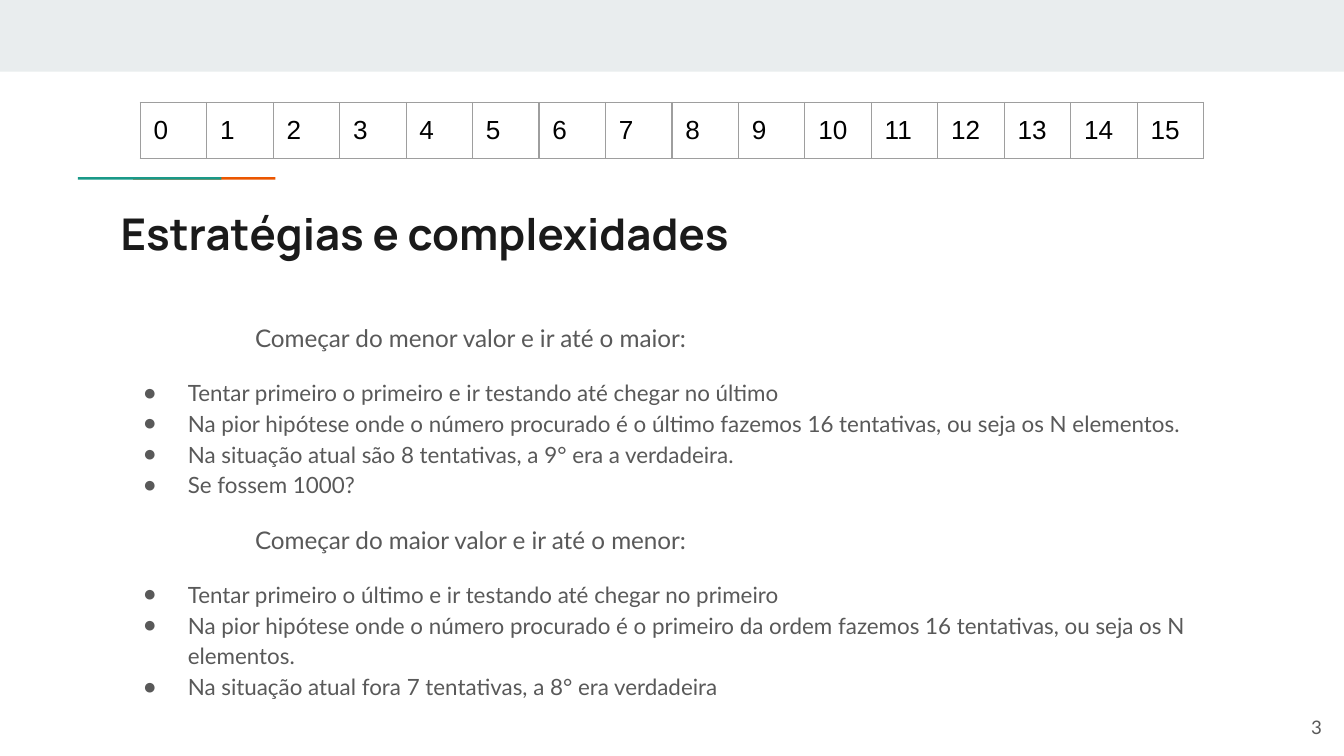
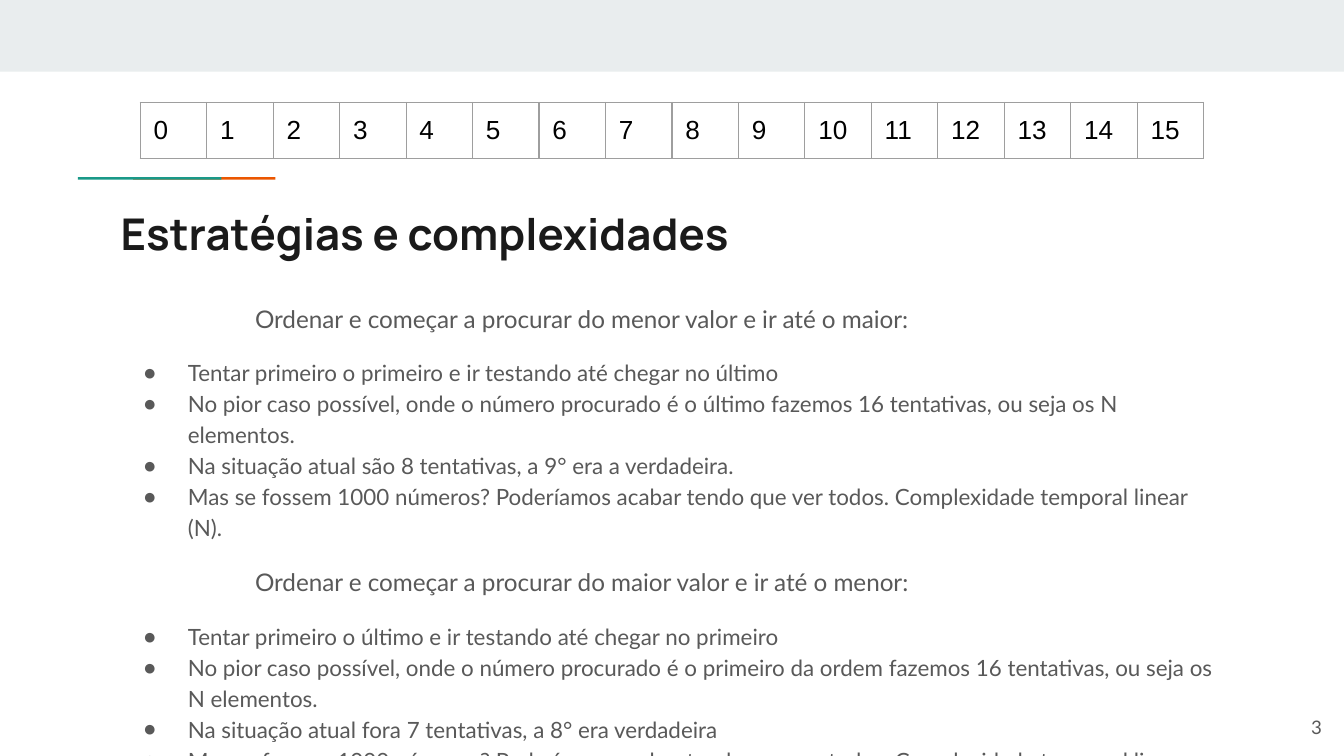
Before and after one commit to fpgues/treinamento-OBI-2023, a slide deck: slide 3 of estrategias/busca-binaria.pptx. Drawn at 1344x756 pixels with LibreOffice and Linux fonts; fonts in the diff are those of the drawing. Boxes give left, top, right and bottom in pixels: in the first picture for what was removed or moved away, otherwise in the second. Text is boxed around its words. In the diff, an @@ line names an element or a change of style, - is before the commit and + after.

```diff
--- a/estrategias/busca-binaria.pptx
+++ b/estrategias/busca-binaria.pptx
@@ text at (188, 310, 1212, 742): paragraph added @@
+● Mas se fossem 1000 números? Poderíamos acabar tendo que ver todos. Complexidade temporal linear (N).
@@ text "Ordenar e começar a procurar ...": place and size @@
-text "Ordenar e começar a procurar ..." at (188, 329, 1184, 699)
+text "Ordenar e começar a procurar ..." at (188, 310, 1212, 742)
@@ text at (255, 310, 908, 333): text changed @@
-Começar do menor valor e ir até o maior:
+Ordenar e começar a procurar do menor valor e ir até o maior:
@@ text at (188, 395, 1117, 443): text changed @@
-● Na pior hipótese onde o número procurado é o último fazemos 16 tentativas, ou seja os N elementos.
+● No pior caso possível, onde o número procurado é o último fazemos 16 tentativas, ou seja os N elementos.
@@ text at (188, 488, 1188, 596): text changed; size 13 to 12 pt @@
-● Se fossem 1000?
-Começar do maior valor e ir até o menor:
+● Mas se fossem 1000 números? Poderíamos acabar tendo que ver todos. Complexidade temporal linear (N).
+Ordenar e começar a procurar do maior valor e ir até o menor:
@@ text at (188, 659, 1212, 707): text changed @@
-● Na pior hipótese onde o número procurado é o primeiro da ordem fazemos 16 tentativas, ou seja os N elementos.
+● No pior caso possível, onde o número procurado é o primeiro da ordem fazemos 16 tentativas, ou seja os N elementos.
```
Also in this commit, not shown: 6 other slides changed.
